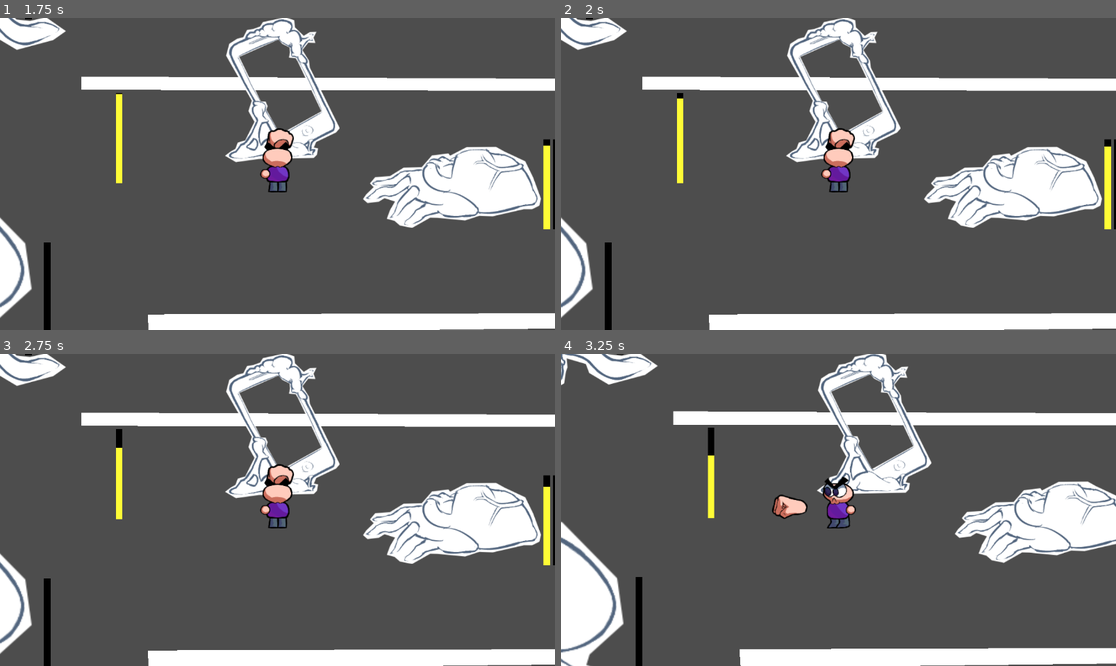
Above: before the commit, frames 1-4 (two rows, left to right).
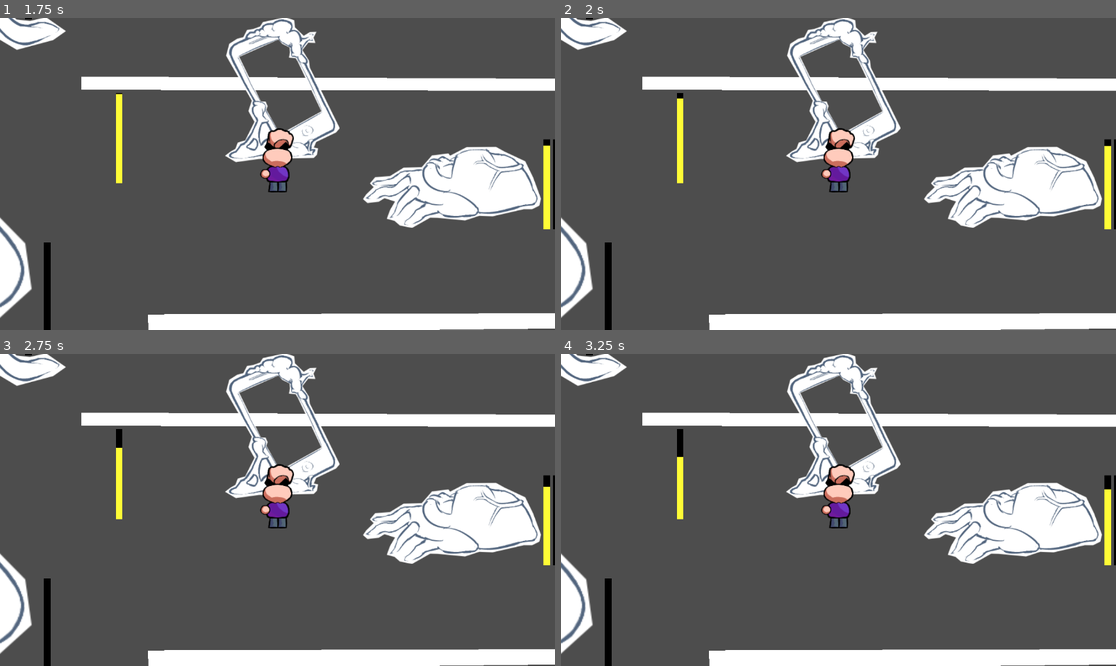
Above: after the commit, the same moments.

Repository: Marcopole11/minijam178
Game: Godot game, scene res://Scenes/mainScreen.tscn
Two runs of this game, one before a commit and one after it. Both use one fixed random seed, a clock stepped at 60 frames per second and the inputs below. The engine's default icon, where the game draws it, is replaced by a stand-in: a white triangle on a blue panel in a dark square.
Inputs (mouse positions are in pixels of both pictures, inside the frame that each line leads up to):
- Up to frame 1 (1.75 s): click "PLAY" at 0.5 s; move the mouse to (249, 236) at 1.27 s; hold W (move_up) from 1.28 s (still down); click (249, 236) at 1.35 s
- Up to frame 2 (2 s): keep holding W (move_up)
- Up to frame 3 (2.75 s): keep holding W (move_up); tap Enter at 2 s; move the mouse to (444, 556) at 2.02 s; click (444, 556) at 2.1 s
- Up to frame 4 (3.25 s): move the mouse to (672, 463) at 2.77 s; release W (move_up) at 2.78 s; hold A (move_left) from 2.78 s (still down); click (672, 463) at 2.85 s

Frame 1 is identical in both runs. In frame 2, less than 0.1% of the frame differs, in the area x 25-100%, y 18-100%; in frame 3, less than 0.1%; in frame 4, 17%, in the area x 0-100%, y 0-100%.

Commit message:
walk up and down animation

Diff:
--- a/minijam178/Scenes/player.tscn
+++ b/minijam178/Scenes/player.tscn
@@ -336,6 +336,30 @@
 "transitions": PackedFloat32Array(1),
 "update": 0,
 "values": [Vector2(0, 0)]
+}
+tracks/26/type = "value"
+tracks/26/imported = false
+tracks/26/enabled = true
+tracks/26/path = NodePath("Body/HandL:rotation")
+tracks/26/interp = 1
+tracks/26/loop_wrap = true
+tracks/26/keys = {
+"times": PackedFloat32Array(0),
+"transitions": PackedFloat32Array(1),
+"update": 0,
+"values": [0.0]
+}
+tracks/27/type = "value"
+tracks/27/imported = false
+tracks/27/enabled = true
+tracks/27/path = NodePath("Body/HandR:rotation")
+tracks/27/interp = 1
+tracks/27/loop_wrap = true
+tracks/27/keys = {
+"times": PackedFloat32Array(0),
+"transitions": PackedFloat32Array(1),
+"update": 0,
+"values": [0.0]
 }
 
 [sub_resource type="Animation" id="Animation_3nsak"]
@@ -1145,7 +1169,7 @@
 "times": PackedFloat32Array(0),
 "transitions": PackedFloat32Array(1),
 "update": 0,
-"values": [Vector2(-1, 1)]
+"values": [Vector2(1, 1)]
 }
 tracks/20/type = "value"
 tracks/20/imported = false
@@ -1224,7 +1248,7 @@
 tracks/1/interp = 1
 tracks/1/loop_wrap = true
 tracks/1/keys = {
-"times": PackedFloat32Array(0, 0.5),
+"times": PackedFloat32Array(0, 0.8),
 "transitions": PackedFloat32Array(1, 1),
 "update": 1,
 "values": [true, false]
@@ -1652,7 +1676,7 @@
 "times": PackedFloat32Array(0),
 "transitions": PackedFloat32Array(1),
 "update": 0,
-"values": [Vector2(-1, 1)]
+"values": [Vector2(1, 1)]
 }
 tracks/15/type = "value"
 tracks/15/imported = false
@@ -1673,6 +1697,30 @@
 tracks/16/interp = 1
 tracks/16/loop_wrap = true
 tracks/16/keys = {
+"times": PackedFloat32Array(0),
+"transitions": PackedFloat32Array(1),
+"update": 0,
+"values": [0.0]
+}
+tracks/17/type = "value"
+tracks/17/imported = false
+tracks/17/enabled = true
+tracks/17/path = NodePath("Body/LegL:rotation")
+tracks/17/interp = 1
+tracks/17/loop_wrap = true
+tracks/17/keys = {
+"times": PackedFloat32Array(0),
+"transitions": PackedFloat32Array(1),
+"update": 0,
+"values": [0.0]
+}
+tracks/18/type = "value"
+tracks/18/imported = false
+tracks/18/enabled = true
+tracks/18/path = NodePath("Body/LegR:rotation")
+tracks/18/interp = 1
+tracks/18/loop_wrap = true
+tracks/18/keys = {
 "times": PackedFloat32Array(0),
 "transitions": PackedFloat32Array(1),
 "update": 0,
@@ -2224,9 +2272,9 @@
 
 [sub_resource type="Animation" id="Animation_scomt"]
 resource_name = "walk_down"
-length = 0.5
+length = 0.4
 loop_mode = 1
-step = 0.25
+step = 0.1
 tracks/0/type = "value"
 tracks/0/imported = false
 tracks/0/enabled = true
@@ -2238,6 +2286,174 @@
 "transitions": PackedFloat32Array(1),
 "update": 1,
 "values": [ExtResource("3_5jkvs")]
+}
+tracks/1/type = "value"
+tracks/1/imported = false
+tracks/1/enabled = true
+tracks/1/path = NodePath("Body/HandL:texture")
+tracks/1/interp = 1
+tracks/1/loop_wrap = true
+tracks/1/keys = {
+"times": PackedFloat32Array(0),
+"transitions": PackedFloat32Array(1),
+"update": 1,
+"values": [ExtResource("5_inov7")]
+}
+tracks/2/type = "value"
+tracks/2/imported = false
+tracks/2/enabled = true
+tracks/2/path = NodePath("Body/HandL:position")
+tracks/2/interp = 1
+tracks/2/loop_wrap = true
+tracks/2/keys = {
+"times": PackedFloat32Array(0),
+"transitions": PackedFloat32Array(1),
+"update": 0,
+"values": [Vector2(23, 0)]
+}
+tracks/3/type = "value"
+tracks/3/imported = false
+tracks/3/enabled = true
+tracks/3/path = NodePath("Body/HandL:scale")
+tracks/3/interp = 1
+tracks/3/loop_wrap = true
+tracks/3/keys = {
+"times": PackedFloat32Array(0),
+"transitions": PackedFloat32Array(1),
+"update": 0,
+"values": [Vector2(1, 1)]
+}
+tracks/4/type = "value"
+tracks/4/imported = false
+tracks/4/enabled = true
+tracks/4/path = NodePath("Body/HandR:texture")
+tracks/4/interp = 1
+tracks/4/loop_wrap = true
+tracks/4/keys = {
+"times": PackedFloat32Array(0),
+"transitions": PackedFloat32Array(1),
+"update": 1,
+"values": [ExtResource("5_inov7")]
+}
+tracks/5/type = "value"
+tracks/5/imported = false
+tracks/5/enabled = true
+tracks/5/path = NodePath("Body/HandR:position")
+tracks/5/interp = 1
+tracks/5/loop_wrap = true
+tracks/5/keys = {
+"times": PackedFloat32Array(0),
+"transitions": PackedFloat32Array(1),
+"update": 0,
+"values": [Vector2(-23, 0)]
+}
+tracks/6/type = "value"
+tracks/6/imported = false
+tracks/6/enabled = true
+tracks/6/path = NodePath("Body/HandR:scale")
+tracks/6/interp = 1
+tracks/6/loop_wrap = true
+tracks/6/keys = {
+"times": PackedFloat32Array(0),
+"transitions": PackedFloat32Array(1),
+"update": 0,
+"values": [Vector2(1, 1)]
+}
+tracks/7/type = "value"
+tracks/7/imported = false
+tracks/7/enabled = true
+tracks/7/path = NodePath("Body/HandL:show_behind_parent")
+tracks/7/interp = 1
+tracks/7/loop_wrap = true
+tracks/7/keys = {
+"times": PackedFloat32Array(0),
+"transitions": PackedFloat32Array(1),
+"update": 1,
+"values": [false]
+}
+tracks/8/type = "value"
+tracks/8/imported = false
+tracks/8/enabled = true
+tracks/8/path = NodePath("Body/HandR:show_behind_parent")
+tracks/8/interp = 1
+tracks/8/loop_wrap = true
+tracks/8/keys = {
+"times": PackedFloat32Array(0),
+"transitions": PackedFloat32Array(1),
+"update": 1,
+"values": [false]
+}
+tracks/9/type = "value"
+tracks/9/imported = false
+tracks/9/enabled = true
+tracks/9/path = NodePath("Body/LegR:texture")
+tracks/9/interp = 1
+tracks/9/loop_wrap = true
+tracks/9/keys = {
+"times": PackedFloat32Array(0),
+"transitions": PackedFloat32Array(1),
+"update": 1,
+"values": [ExtResource("4_c2pxd")]
+}
+tracks/10/type = "value"
+tracks/10/imported = false
+tracks/10/enabled = true
+tracks/10/path = NodePath("Body/LegR:position")
+tracks/10/interp = 1
+tracks/10/loop_wrap = true
+tracks/10/keys = {
+"times": PackedFloat32Array(0, 0.1, 0.2, 0.3),
+"transitions": PackedFloat32Array(1, 1, 1, 1),
+"update": 0,
+"values": [Vector2(8, 10), Vector2(8, 20), Vector2(8, 10), Vector2(8, 20)]
+}
+tracks/11/type = "value"
+tracks/11/imported = false
+tracks/11/enabled = true
+tracks/11/path = NodePath("Body/LegR:rotation")
+tracks/11/interp = 1
+tracks/11/loop_wrap = true
+tracks/11/keys = {
+"times": PackedFloat32Array(0),
+"transitions": PackedFloat32Array(1),
+"update": 0,
+"values": [0.0]
+}
+tracks/12/type = "value"
+tracks/12/imported = false
+tracks/12/enabled = true
+tracks/12/path = NodePath("Body/LegL:texture")
+tracks/12/interp = 1
+tracks/12/loop_wrap = true
+tracks/12/keys = {
+"times": PackedFloat32Array(0),
+"transitions": PackedFloat32Array(1),
+"update": 1,
+"values": [ExtResource("4_c2pxd")]
+}
+tracks/13/type = "value"
+tracks/13/imported = false
+tracks/13/enabled = true
+tracks/13/path = NodePath("Body/LegL:position")
+tracks/13/interp = 1
+tracks/13/loop_wrap = true
+tracks/13/keys = {
+"times": PackedFloat32Array(0, 0.1, 0.2, 0.3),
+"transitions": PackedFloat32Array(1, 1, 1, 1),
+"update": 0,
+"values": [Vector2(-8, 20), Vector2(-8, 10), Vector2(-8, 20), Vector2(-8, 10)]
+}
+tracks/14/type = "value"
+tracks/14/imported = false
+tracks/14/enabled = true
+tracks/14/path = NodePath("Body/LegL:rotation")
+tracks/14/interp = 1
+tracks/14/loop_wrap = true
+tracks/14/keys = {
+"times": PackedFloat32Array(0),
+"transitions": PackedFloat32Array(1),
+"update": 0,
+"values": [0.0]
 }
 
 [sub_resource type="Animation" id="Animation_yn33p"]
@@ -2638,9 +2854,9 @@
 
 [sub_resource type="Animation" id="Animation_bbmos"]
 resource_name = "walk_up"
-length = 0.5
+length = 0.4
 loop_mode = 1
-step = 0.25
+step = 0.1
 tracks/0/type = "value"
 tracks/0/imported = false
 tracks/0/enabled = true
@@ -2652,6 +2868,174 @@
 "transitions": PackedFloat32Array(1),
 "update": 1,
 "values": [ExtResource("6_yjkv0")]
+}
+tracks/1/type = "value"
+tracks/1/imported = false
+tracks/1/enabled = true
+tracks/1/path = NodePath("Body/LegR:position")
+tracks/1/interp = 1
+tracks/1/loop_wrap = true
+tracks/1/keys = {
+"times": PackedFloat32Array(0, 0.1, 0.2, 0.3),
+"transitions": PackedFloat32Array(1, 1, 1, 1),
+"update": 0,
+"values": [Vector2(8, 10), Vector2(8, 20), Vector2(8, 10), Vector2(8, 20)]
+}
+tracks/2/type = "value"
+tracks/2/imported = false
+tracks/2/enabled = true
+tracks/2/path = NodePath("Body/LegR:rotation")
+tracks/2/interp = 1
+tracks/2/loop_wrap = true
+tracks/2/keys = {
+"times": PackedFloat32Array(0),
+"transitions": PackedFloat32Array(1),
+"update": 0,
+"values": [0.0]
+}
+tracks/3/type = "value"
+tracks/3/imported = false
+tracks/3/enabled = true
+tracks/3/path = NodePath("Body/LegL:position")
+tracks/3/interp = 1
+tracks/3/loop_wrap = true
+tracks/3/keys = {
+"times": PackedFloat32Array(0, 0.1, 0.2, 0.3),
+"transitions": PackedFloat32Array(1, 1, 1, 1),
+"update": 0,
+"values": [Vector2(-8, 20), Vector2(-8, 10), Vector2(-8, 20), Vector2(-8, 10)]
+}
+tracks/4/type = "value"
+tracks/4/imported = false
+tracks/4/enabled = true
+tracks/4/path = NodePath("Body/LegL:rotation")
+tracks/4/interp = 1
+tracks/4/loop_wrap = true
+tracks/4/keys = {
+"times": PackedFloat32Array(0),
+"transitions": PackedFloat32Array(1),
+"update": 0,
+"values": [0.0]
+}
+tracks/5/type = "value"
+tracks/5/imported = false
+tracks/5/enabled = true
+tracks/5/path = NodePath("Body/HandL:position")
+tracks/5/interp = 1
+tracks/5/loop_wrap = true
+tracks/5/keys = {
+"times": PackedFloat32Array(0),
+"transitions": PackedFloat32Array(1),
+"update": 0,
+"values": [Vector2(23, 0)]
+}
+tracks/6/type = "value"
+tracks/6/imported = false
+tracks/6/enabled = true
+tracks/6/path = NodePath("Body/HandL:rotation")
+tracks/6/interp = 1
+tracks/6/loop_wrap = true
+tracks/6/keys = {
+"times": PackedFloat32Array(0),
+"transitions": PackedFloat32Array(1),
+"update": 0,
+"values": [0.0]
+}
+tracks/7/type = "value"
+tracks/7/imported = false
+tracks/7/enabled = true
+tracks/7/path = NodePath("Body/HandL:scale")
+tracks/7/interp = 1
+tracks/7/loop_wrap = true
+tracks/7/keys = {
+"times": PackedFloat32Array(0),
+"transitions": PackedFloat32Array(1),
+"update": 0,
+"values": [Vector2(1, 1)]
+}
+tracks/8/type = "value"
+tracks/8/imported = false
+tracks/8/enabled = true
+tracks/8/path = NodePath("Body/HandR:position")
+tracks/8/interp = 1
+tracks/8/loop_wrap = true
+tracks/8/keys = {
+"times": PackedFloat32Array(0),
+"transitions": PackedFloat32Array(1),
+"update": 0,
+"values": [Vector2(-23, 0)]
+}
+tracks/9/type = "value"
+tracks/9/imported = false
+tracks/9/enabled = true
+tracks/9/path = NodePath("Body/HandR:rotation")
+tracks/9/interp = 1
+tracks/9/loop_wrap = true
+tracks/9/keys = {
+"times": PackedFloat32Array(0),
+"transitions": PackedFloat32Array(1),
+"update": 0,
+"values": [0.0]
+}
+tracks/10/type = "value"
+tracks/10/imported = false
+tracks/10/enabled = true
+tracks/10/path = NodePath("Body/HandR:scale")
+tracks/10/interp = 1
+tracks/10/loop_wrap = true
+tracks/10/keys = {
+"times": PackedFloat32Array(0),
+"transitions": PackedFloat32Array(1),
+"update": 0,
+"values": [Vector2(1, 1)]
+}
+tracks/11/type = "value"
+tracks/11/imported = false
+tracks/11/enabled = true
+tracks/11/path = NodePath("Body/HandL:show_behind_parent")
+tracks/11/interp = 1
+tracks/11/loop_wrap = true
+tracks/11/keys = {
+"times": PackedFloat32Array(0),
+"transitions": PackedFloat32Array(1),
+"update": 1,
+"values": [false]
+}
+tracks/12/type = "value"
+tracks/12/imported = false
+tracks/12/enabled = true
+tracks/12/path = NodePath("Body/HandR:show_behind_parent")
+tracks/12/interp = 1
+tracks/12/loop_wrap = true
+tracks/12/keys = {
+"times": PackedFloat32Array(0),
+"transitions": PackedFloat32Array(1),
+"update": 1,
+"values": [false]
+}
+tracks/13/type = "value"
+tracks/13/imported = false
+tracks/13/enabled = true
+tracks/13/path = NodePath("Body/LegR:texture")
+tracks/13/interp = 1
+tracks/13/loop_wrap = true
+tracks/13/keys = {
+"times": PackedFloat32Array(0),
+"transitions": PackedFloat32Array(1),
+"update": 1,
+"values": [ExtResource("4_c2pxd")]
+}
+tracks/14/type = "value"
+tracks/14/imported = false
+tracks/14/enabled = true
+tracks/14/path = NodePath("Body/LegL:texture")
+tracks/14/interp = 1
+tracks/14/loop_wrap = true
+tracks/14/keys = {
+"times": PackedFloat32Array(0),
+"transitions": PackedFloat32Array(1),
+"update": 1,
+"values": [ExtResource("4_c2pxd")]
 }
 
 [sub_resource type="AnimationLibrary" id="AnimationLibrary_vwcbr"]
--- a/minijam178/Scripts/player.gd
+++ b/minijam178/Scripts/player.gd
@@ -30,10 +30,10 @@
 		direction = direction.normalized()
 
 	if not direction.is_zero_approx() and not attacking:
-		if abs(direction.x) > abs(direction.y):
+		if abs(direction.x) < abs(direction.y):
+			orientation = Vector2.DOWN if direction.y > 0 else Vector2.UP
+		else:
 			orientation = Vector2.RIGHT if direction.x > 0 else Vector2.LEFT
-		else:
-			orientation = Vector2.DOWN if direction.y > 0 else Vector2.UP
 
 	if attacking:
 		direction *= 0
